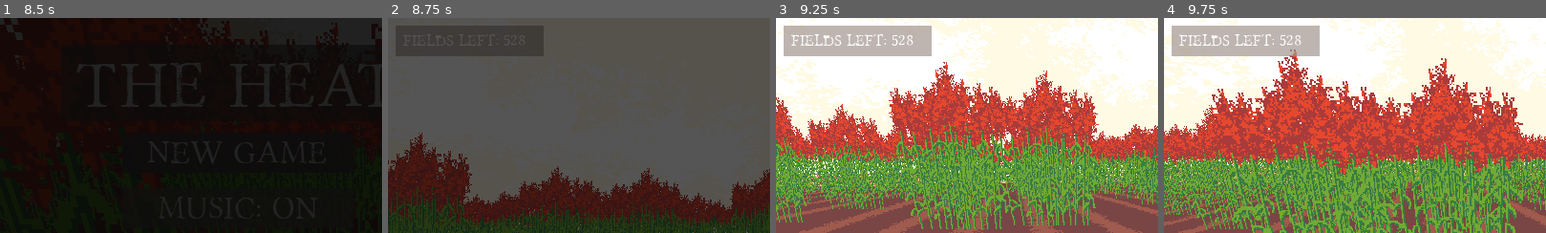
Above: before the commit, frames 1-4 (left to right).
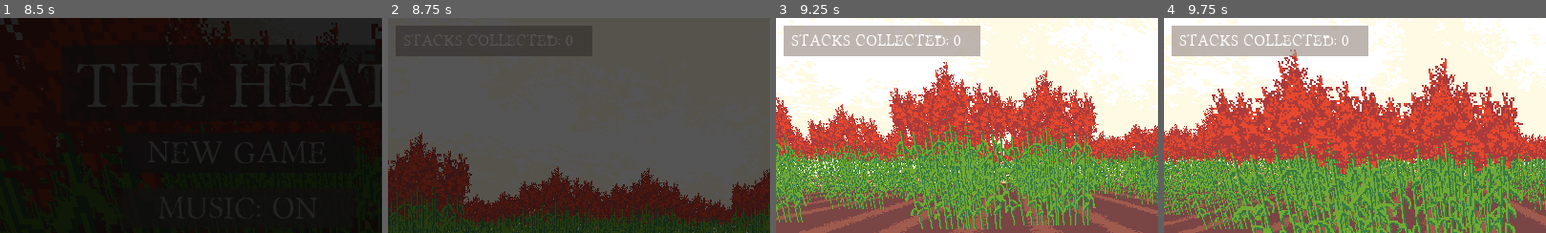
Above: after the commit, the same moments.

Repository: dzejpi/the-heat
Game: Godot game, scene res://scenes/SplashScene.tscn
Two runs of this game, one before a commit and one after it. Both use one fixed random seed, a clock stepped at 60 frames per second and the inputs below.
Inputs (mouse positions are % of the whole screen's width and height, from its top left):
- Up to frame 1 (8.5 s): move the mouse to (72, 45) at 0.52 s; hold D (move_right) 0.53-1.28 s; click (72, 45) at 0.6 s; move the mouse to (30, 55) at 1.27 s; hold S (move_down) 1.28-2.03 s; tap Space (dialog_end) at 1.35 s; click (30, 55) at 1.55 s; move the mouse to (60, 28) at 2.02 s; hold D (move_right) 2.03-2.78 s; click (60, 28) at 2.1 s; move the mouse to (45, 70) at 2.77 s; hold W (move_up) 2.78-3.53 s; tap 1 (item_1) at 2.85 s; click (45, 70) at 3.05 s; move the mouse to (80, 65) at 3.52 s; hold A (move_left) 3.53-5.03 s; tap 2 (item_2) at 3.6 s; click (80, 65) at 3.8 s; move the mouse to (20, 35) at 4.27 s; tap 3 (item_3) at 4.35 s; click (20, 35) at 4.55 s; move the mouse to (55, 50) at 5.02 s; hold S (move_down) 5.03-5.78 s; tap 4 (item_4) at 5.1 s; click (55, 50) at 5.3 s; move the mouse to (35, 25) at 5.77 s; hold D (move_right) 5.78-6.53 s; tap Mouse wheel down (item_change_down) at 5.85 s; click (35, 25) at 6.05 s; move the mouse to (72, 45) at 6.52 s; hold W (move_up) 6.53-7.28 s; tap Mouse wheel up (item_change_up) at 6.6 s; click (72, 45) at 6.8 s; move the mouse to (30, 55) at 7.27 s; hold D (move_right) 7.28-8 s; tap Shift (move_sprint) at 7.35 s; click (30, 55) at 7.55 s; click "New Game" at 8 s
- Up to frame 2 (8.75 s): no input
- Up to frame 3 (9.25 s): move the mouse to (52, 48) at 8.77 s; hold W (move_up) from 8.78 s (still down); click (52, 48) at 8.85 s
- Up to frame 4 (9.75 s): move the mouse to (49, 52) at 9.52 s; release W (move_up) at 9.53 s; hold A (move_left) from 9.53 s (still down); tap Space (dialog_end) at 9.6 s
The pictures show only the part of the screen within x 0-50%, y 0-50%; the shares and areas given below are measured in that part.

Frame 1 is identical in both runs. In frame 2, 0.2% of the frame differs, in the area x 5-52%, y 7-16%; in frame 3, 2.5%; in frame 4, 2.5%, in the area x 4-54%, y 3-18%.

Commit message:
Carrying stack now slows the player down, updated label to show collected stacks instead of fields left.

Diff:
--- a/scenes/PlayerScene.tscn
+++ b/scenes/PlayerScene.tscn
@@ -83,15 +83,15 @@
 position = Vector2( 32, 32 )
 
 [node name="CropsLeftBackgroundSprite" type="Sprite" parent="UILabels/TopLabels"]
-position = Vector2( 139, 16 )
-scale = Vector2( 1.21094, 1 )
+position = Vector2( 190, 16 )
+scale = Vector2( 1.60937, 1 )
 texture = ExtResource( 4 )
 
 [node name="CropsLeftLabel" type="Label" parent="UILabels/TopLabels"]
 margin_right = 40.0
 margin_bottom = 14.0
 custom_fonts/font = ExtResource( 2 )
-text = "Fields left:"
+text = "Stacks collected: 100"
 
 [node name="TutorialLabel" type="Node2D" parent="."]
 position = Vector2( 1174, 716 )
--- a/scripts/PlayerScript.gd
+++ b/scripts/PlayerScript.gd
@@ -247,6 +247,7 @@
 			if carried_object == 5:
 				raycast_object.load_grain_mill()
 				carried_object = 2
+				speed = 8
 				carried_item_change()
 
 
@@ -306,12 +307,14 @@
 
 
 func update_field_count():
-	fields_left_label.text = "Fields left: " + String(GlobalVar.field_amount)
+	fields_left_label.text = "Stacks collected: " + String(GlobalVar.collected_grains)
 
 
 func update_moving_speed():
 	if GlobalVar.is_game_paused or GlobalVar.is_game_over:
 		speed = 0
+	elif carried_object == 5:
+		speed = 4
 	else:
 		speed = 8
 
